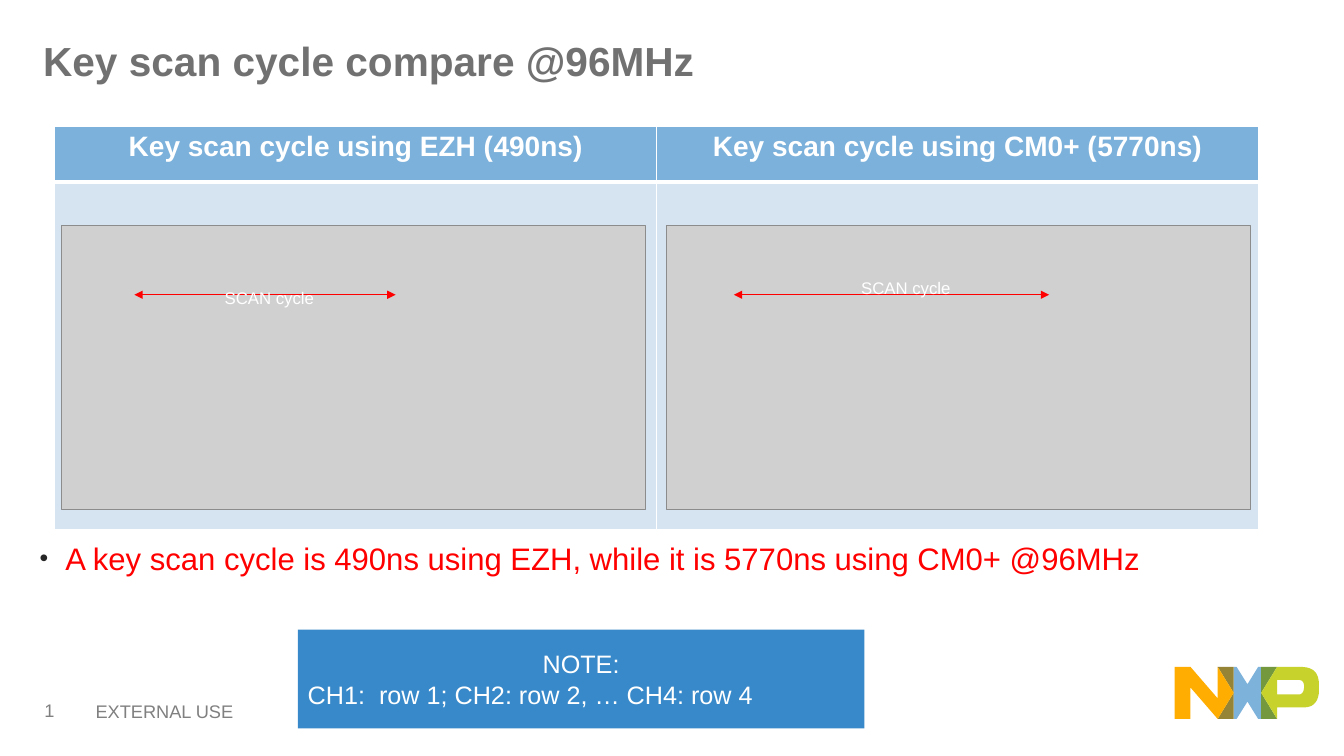
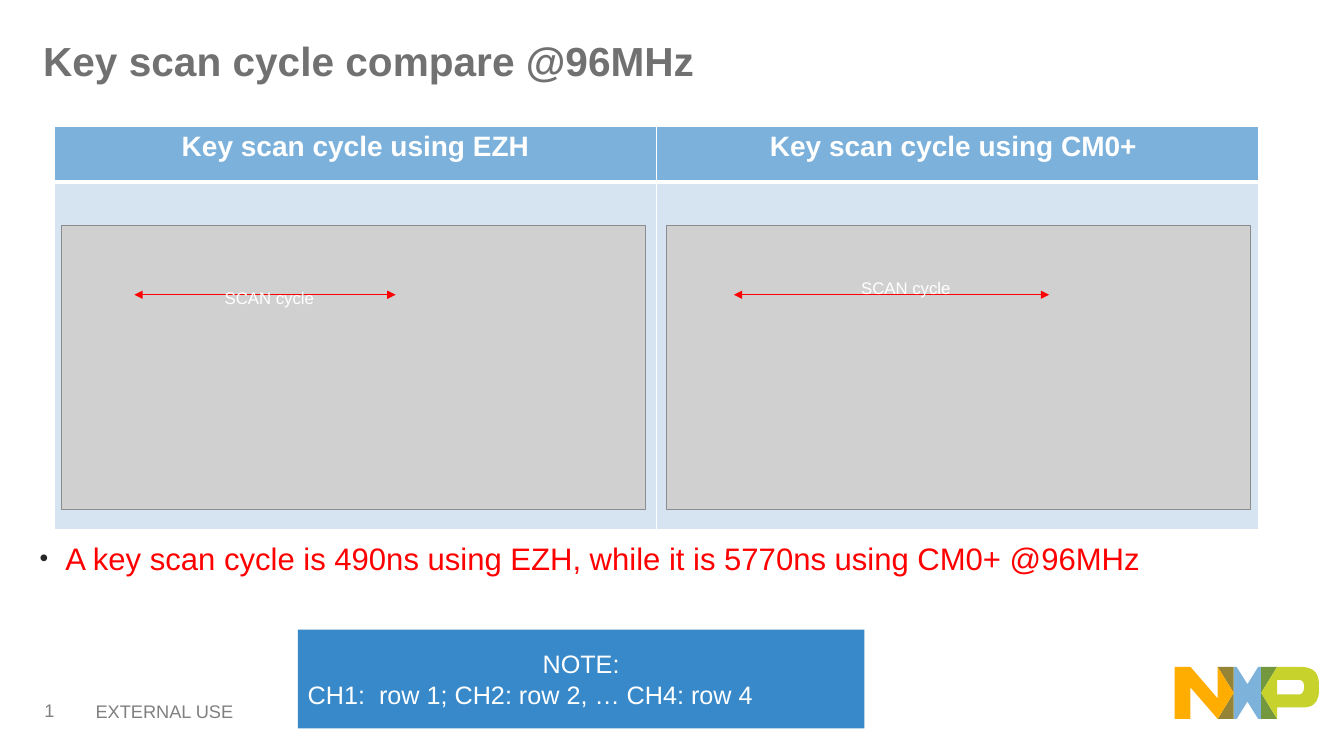
Before and after one commit to JohnWu1234/EZH_KeyScan, a slide deck: slide 2 of ezh_for_key_scan_john.pptx. Drawn at 1344x756 pixels with LibreOffice and Linux fonts; fonts in the diff are those of the drawing; grey boxes stand for pictures. Boxes give left, top, right and bottom in pixels: in the first picture for what was removed or moved away, otherwise in the second. Text is boxed around its words. In the diff, an @@ line names an element or a change of style, - is before the commit and + after.

Commit message:
[lpc51u68][ezh][keyscan]v1.4 0.update four channels toggle using sigle instruction 2.delete one channel toggle folder 3.update the slid about comparison

```diff
--- a/ezh_for_key_scan_john.pptx
+++ b/ezh_for_key_scan_john.pptx
@@ table at (54, 126, 1258, 529) @@
-row 1, column 1: Key scan cycle using EZH (490ns)
+row 1, column 1: Key scan cycle using EZH
-row 1, column 2: Key scan cycle using CM0+ (5770ns)
+row 1, column 2: Key scan cycle using CM0+
```
Also in this commit, not shown: 2 other slides changed, 14 other files.
